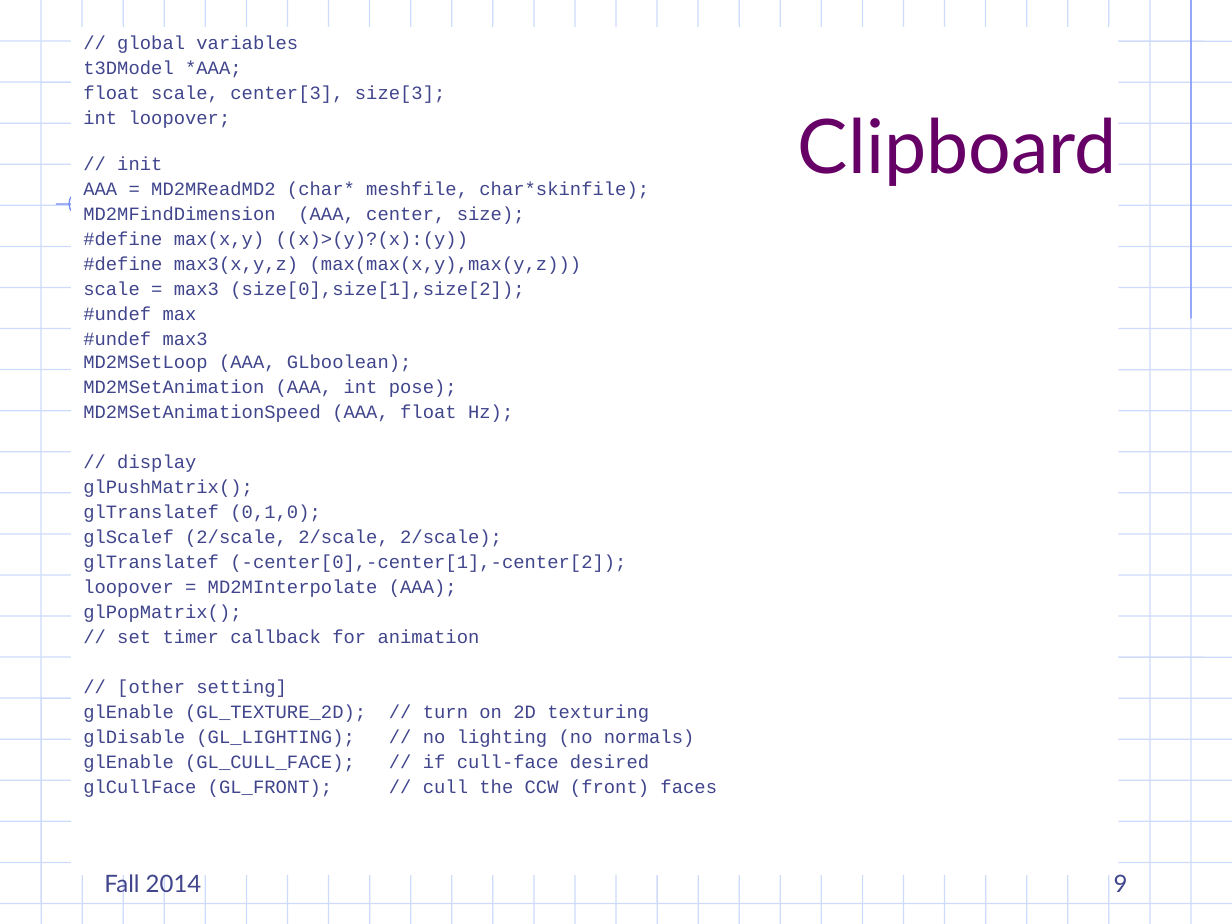
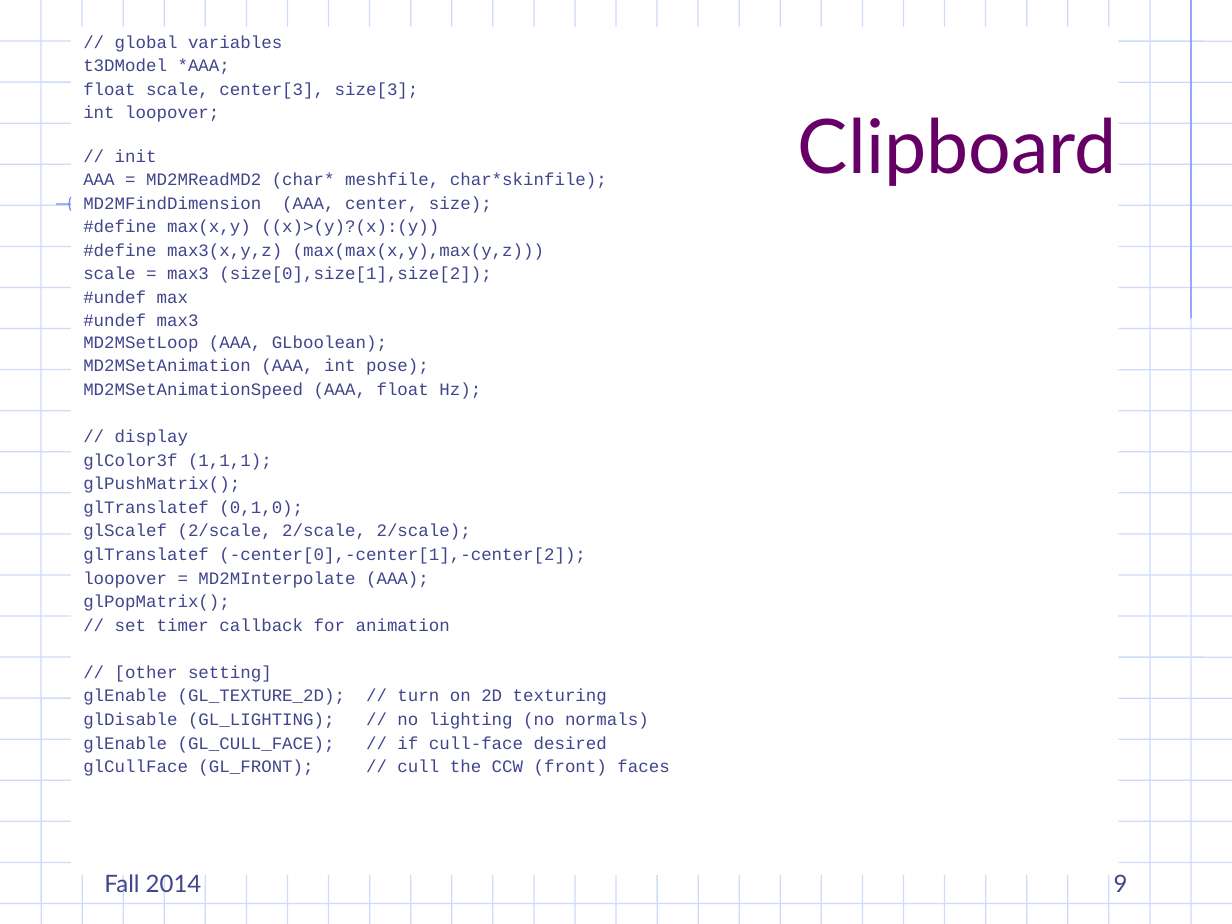
Before and after one commit to jyunming-chen/md2m, a slide deck: slide 9 of Keyframe Interpolation.ppt. Drawn at 1232x924 pixels with LibreOffice and Linux fonts; fonts in the diff are those of the drawing; background and template pictures are left out. Boxes give left, top, right and bottom in pixels: in the first picture for what was removed or moved away, otherwise in the second. Text is boxed around its words. In the diff, an @@ line names an element or a change of style, - is before the commit and + after.

Commit message:
add glColor3f(1,1,1) to clipboard

```diff
--- a/Keyframe Interpolation.ppt
+++ b/Keyframe Interpolation.ppt
@@ text at bbox=[83, 36, 669, 776]: size 11 to 10.2 pt @@
@@ text at bbox=[83, 454, 272, 470]: paragraph added @@
+glColor3f (1,1,1);
```
